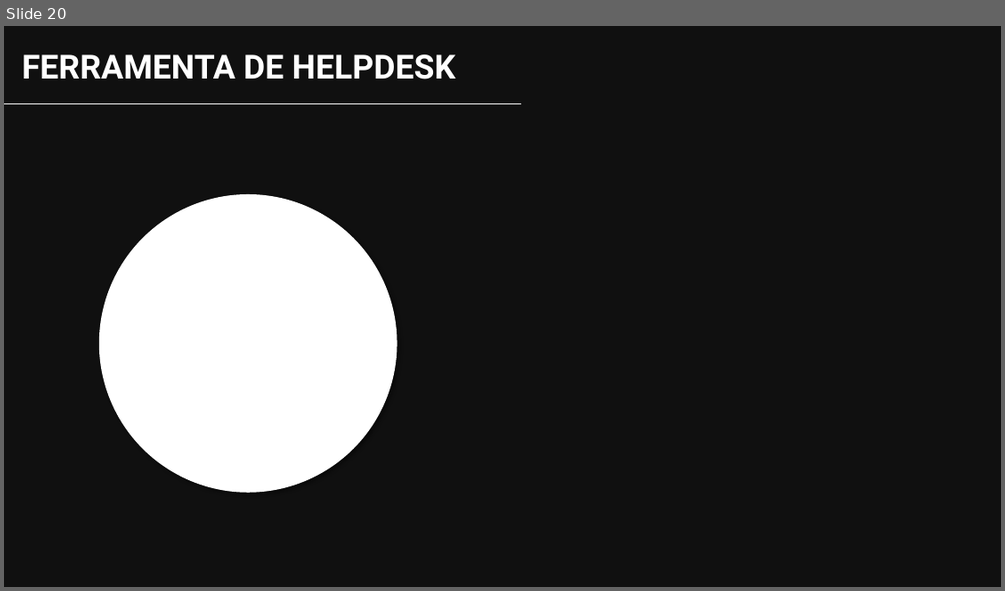
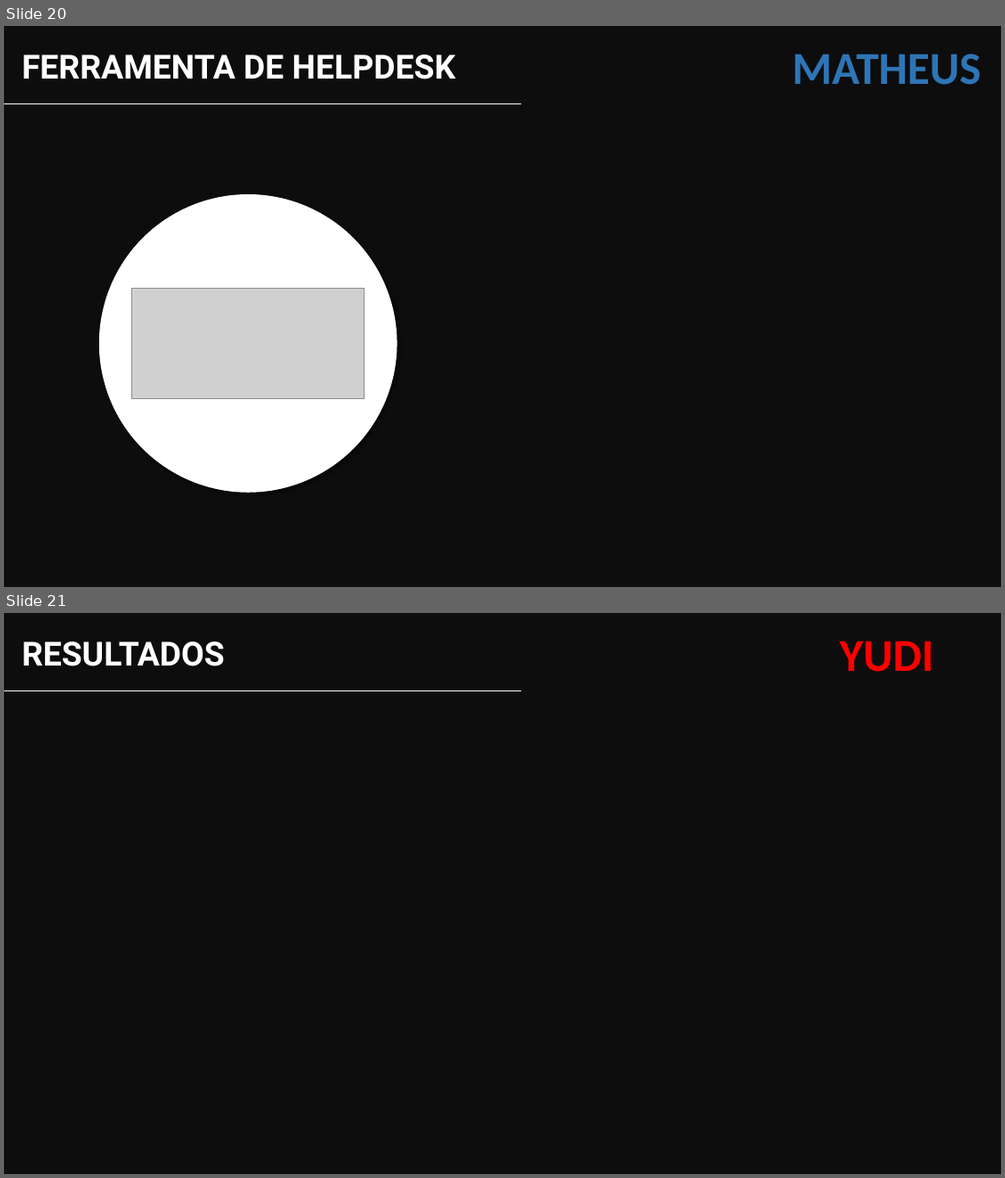
Before and after one commit to YudiG12/grupo-bandtec, a slide deck: Apresentação/inSensor.pptx. Shown one above the other, each under a label of ours: slide 20 before the commit, slides 20 and 21 after it. The pictures are 1005x591 and 1005x1178 pixels, drawn with LibreOffice and Linux fonts; fonts in the diff are those of the drawing; grey boxes stand for pictures; background and template pictures are left out; a plain dark background stands for a picture behind light text. Boxes give left, top, right and bottom in pixels: in the first picture for what was removed or moved away, otherwise in the second. Text is boxed around its words. In the diff, an @@ line names an element or a change of style, - is before the commit and + after.

```diff
--- a/Apresentação/inSensor.pptx
+++ b/Apresentação/inSensor.pptx
@@ slide 21 added at bbox=[4, 613, 1001, 1174], background picture (left out) @@
@@ rectangle added at bbox=[4, 613, 1001, 1174], fill #0D0D0D at 87% opacity @@
@@ text added at bbox=[22, 641, 225, 666], 32 pt, text #FFFFFF, bold @@
+RESULTADOS
@@ text added at bbox=[840, 641, 934, 672], 44 pt, text #FF0000, bold @@
+YUDI
@@ line added from (4, 690) to (521, 690), #FFFFFF 0.5 pt @@
@@ slide 20 changed as well @@
@@ text added at bbox=[792, 54, 980, 85], 44 pt, text #2E75B6, bold @@
+MATHEUS
@@ picture added at bbox=[132, 288, 364, 398] @@
```
Also in this commit, not shown: 19 other slides changed, 2 other slides added.
